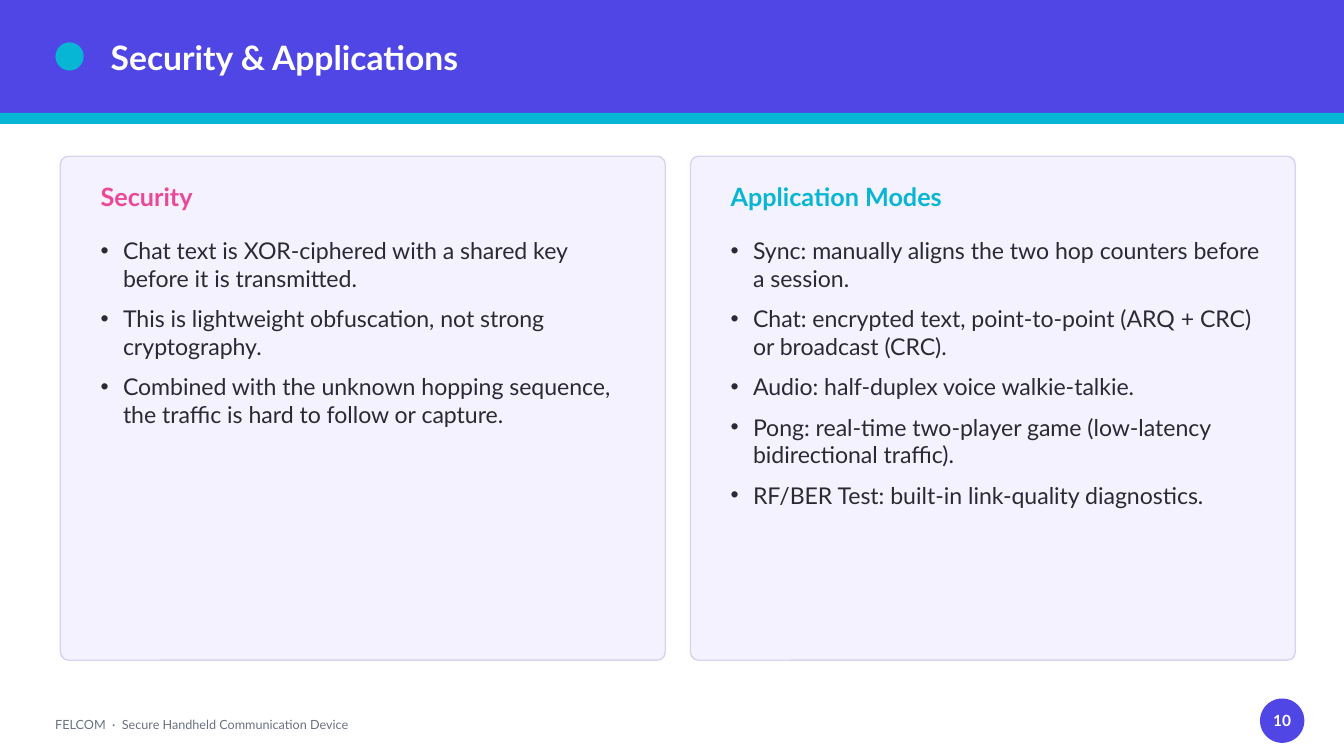
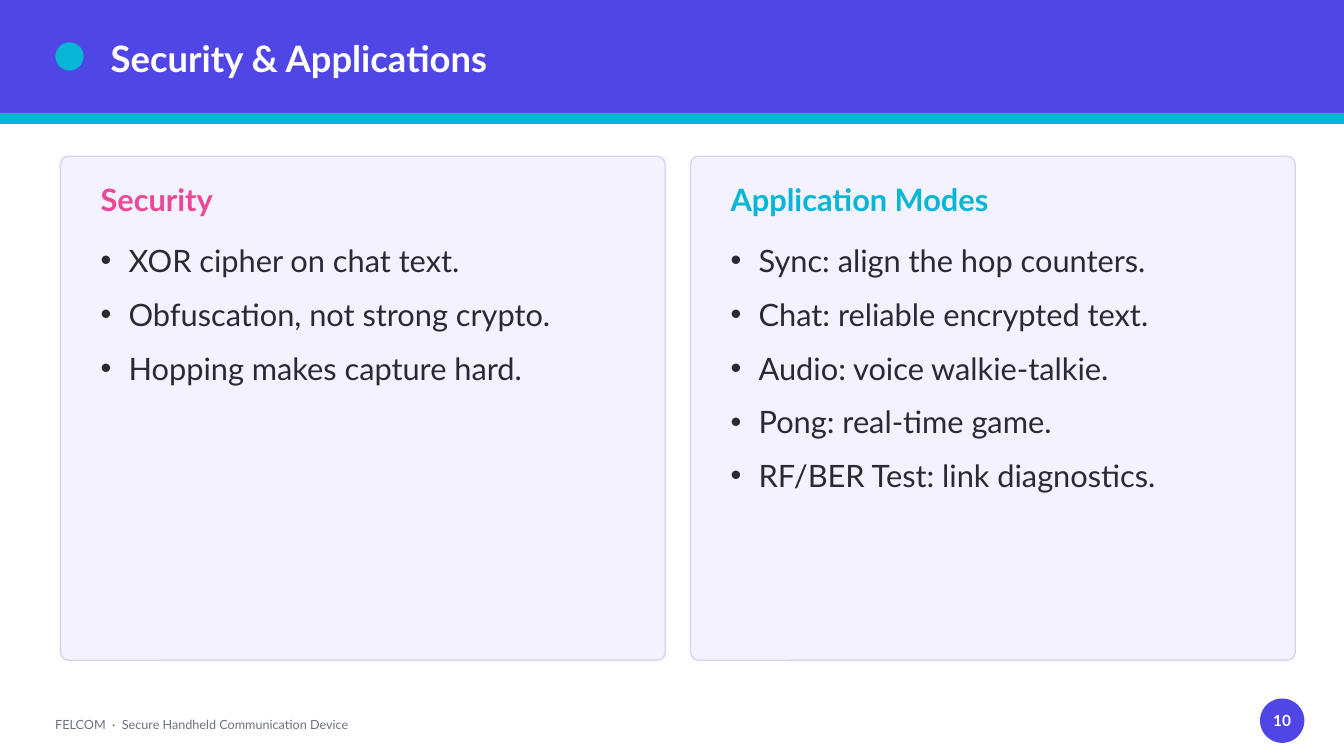
Before and after one commit to MarcEGed/Mini-Project, a slide deck: slide 10 of FELCOM_Presentation.pptx. Drawn at 1344x756 pixels with LibreOffice and Linux fonts; fonts in the diff are those of the drawing. Boxes give left, top, right and bottom in pixels: in the first picture for what was removed or moved away, otherwise in the second. Text is boxed around its words. In the diff, an @@ line names an element or a change of style, - is before the commit and + after.

```diff
--- a/FELCOM_Presentation.pptx
+++ b/FELCOM_Presentation.pptx
@@ text "Security & Applications" at [111,45,488,78]: size 24 to 26 pt @@
@@ text "Security" at [101,188,213,216]: size 18 to 22 pt @@
@@ text "Application Modes" at [731,188,989,216]: size 18 to 22 pt @@
@@ text at [129,249,550,386]: text changed; size 16.5 to 22 pt @@
-• Chat text is XOR-ciphered with a shared key before it is transmitted.
-• This is lightweight obfuscation, not strong cryptography.
-• Combined with the unknown hopping sequence, the traffic is hard to follow or capture.
+• XOR cipher on chat text.
+• Obfuscation, not strong crypto.
+• Hopping makes capture hard.
@@ text at [759,249,1155,493]: text changed; size 16.5 to 22 pt @@
-• Sync: manually aligns the two hop counters before a session.
-• Chat: encrypted text, point-to-point (ARQ + CRC) or broadcast (CRC).
-• Audio: half-duplex voice walkie-talkie.
-• Pong: real-time two-player game (low-latency bidirectional traffic).
-• RF/BER Test: built-in link-quality diagnostics.
+• Sync: align the hop counters.
+• Chat: reliable encrypted text.
+• Audio: voice walkie-talkie.
+• Pong: real-time game.
+• RF/BER Test: link diagnostics.
```
Also in this commit, not shown: 11 other slides changed, 3 slides added, 1 slide removed.
